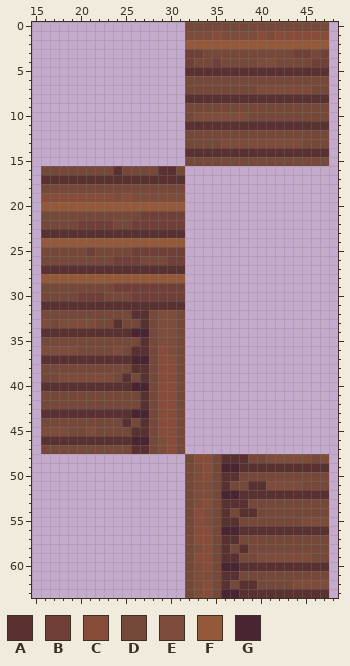
Edited in one commit: pixel-art sprite (Resources/Textures/_CP14/Structures/Walls/wood_full.rsi/wood1.png). The picture above is the old version.
The file is 64x64 pixels. Shown: x 15..48, y 0..63.
Palette (. is transparent): A #5a3131  B #703f38  C #874d3a  D #754839  E #7d4c3a  F #93593a  G #482530
Pixels before, first column x 16:
 0 ................DDDDDDDDDDDDDDDD
 1 ................EEECEEEECECCCCCC
 2 ................FFFFFFFFFFFFFFFF
 3 ................BBDDDDDDDDDDBBDB
 4 ................BDDBDDDDEEDDDDBB
 5 ................AAAAAAAAAAAAAAAA
 6 ................DDDDDDDDDDDDDDDD
 7 ................DDDDDDDDEEEEEEDD
 8 ................AAAAAAAAAAAAAAAA
 9 ................DDDDDDDDDDDDDDDD
10 ................DEEEEEEDDDDDDDDD
11 ................AAAAAAAAAAAAAAAA
12 ................DDDDDDDDDDDDDDDD
13 ................DDDDEEEEEEEEEDDD
14 ................AAAAAAAAAAAAAAAA
15 ................DDDDDDDDDDDDDDDD
16 DDDDDDDDADDDDAAD................
17 AAAAAAAAAAAAAAAA................
18 DDDDDDDDDDDDDDDD................
19 CCCCCCCCECEEEEEE................
20 FFFFFFFFFFFFFFFF................
21 DDDDDDDDDDDBBBBB................
22 DDDDBBBBDDBBBBBB................
23 AAAAAAAAAAAAAAAA................
24 FFFFFFFFFFFFFFFF................
25 DDDDDBDDDDBBBBBB................
26 DDDDDDDDBBBDDDBB................
27 AAAAAAAAAAAAAAAA................
28 FFFFFFFFFFFFFFFF................
29 DDDDDDDDBBBBBBBB................
30 DDDDBBBDDDBBBBBB................
31 AAAAAAAAAAAAAAAA................
32 DDDDDDDDDDAADEED................
33 EDEEEEDDADDADEED................
34 AAAAAAAAAAGGDEED................
35 DDDDDDDDDDDADEED................
36 EEEEDDDDEDAADCED................
37 AAAAAAAAAAGGDCCD................
38 DDDDDDDDDDAADCCD................
39 DDEEEEEEDADADCCD................
40 AAAAAAAAAAGGDCCD................
41 DDDDDDDDDDDADCCD................
42 DDDDDDDDDDDADCCD................
43 AAAAAAAAAAGGDCCD................
44 DDDDDDDDDADADCCD................
45 EEEDDEDDDDAADCCD................
46 AAAAAAAAAAGGDECD................
47 DDDDDDDDDDAADECD................
48 ................DCCDAAADDEEEEEDE
49 ................DECDGGAAAAAAAAAA
50 ................DECDAADDDDDDDDDD
51 ................DEEDADDAAEEEEDDD
52 ................DEEDGGAAAAAAAAAA
53 ................DECDAAADDDDDDDDD
54 ................DCEDADAADDDDDDDD
55 ................DCEDAADDDDDDDEEE
56 ................DCCDGGAAAAAAAAAA
57 ................DCCDAADDDDDDDDDD
58 ................DECDADADDDDDDDDD
59 ................DCCDAADDEEEEEEDD
60 ................DECDGGAAAAAAAAAA
61 ................DEEDAADDDDDDDDDD
62 ................DECDADAADDDDEEEE
63 ................DECDGGAAAAAAAAAA
After:
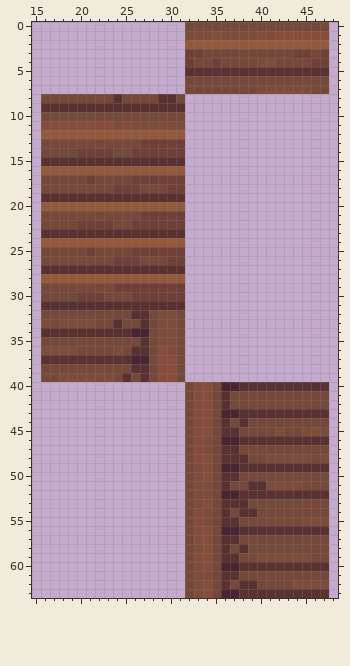
Diff:
There is now colour A in row 8 at x 24 and 29 to 30; in row 9 at x 16 to 31; in row 15 at x 16 to 31; in row 40 at x 38 to 47; in rows 41 to 42 at x 36; in row 43 at x 38 to 47.
There is now colour A in row 44 at x 36 and 38; in row 45 at x 36 to 37; in row 46 at x 38 to 47; in row 47 at x 36 to 37.
The edit turns colour C into colour A in row 19 at x 16 to 23 and 25.
The edit turns colour E into colour A in row 19 at x 24 and 26 to 31.
There is now colour B in row 13 at x 27 to 31; in row 14 at x 20 to 23 and 26 to 31.
The edit turns colour A into colour B in row 17 at x 21 and 26 to 31.
The edit turns colour D into colour B in row 18 at x 24 to 26 and 30 to 31.
There is now colour C in row 11 at x 16 to 23 and 25; in rows 40 to 45 at x 33 to 34; in rows 46 to 47 at x 33.
There is now colour D in row 8 at x 16 to 23, 25 to 28 and 31; in row 10 at x 16 to 31; in row 13 at x 16 to 26; in row 14 at x 16 to 19 and 24 to 25; in row 40 at x 32 and 35; in rows 41 to 42 at x 32, 35 and 37 to 47.
There is now colour D in row 43 at x 32 and 35; in row 44 at x 32, 35, 37 and 39 to 47; in row 45 at x 32, 35, 38 to 41 and 43 to 44; in row 46 at x 32 and 35; in row 47 at x 32, 35 and 38 to 47.
The edit turns colour A into colour D in row 17 at x 16 to 20 and 22 to 25.
There is now colour E in row 11 at x 24 and 26 to 31; in row 45 at x 42 and 45 to 47; in rows 46 to 47 at x 34.
There is now colour F in row 12 at x 16 to 31.
The edit turns colour A into colour F in row 16 at x 24 and 29 to 30.
The edit turns colour D into colour F in row 16 at x 16 to 23, 25 to 28 and 31.
There is now colour G in row 40 at x 36 to 37; in row 43 at x 36 to 37; in row 46 at x 36 to 37.
The author cleared colour A in row 8 at x 32 to 47; in row 11 at x 32 to 47; in row 14 at x 32 to 47; in row 40 at x 16 to 25; in rows 41 to 42 at x 27; in row 43 at x 16 to 25.
The author cleared colour A in row 44 at x 25 and 27; in row 45 at x 26 to 27; in row 46 at x 16 to 25; in row 47 at x 26 to 27.
The author cleared colour C in rows 40 to 45 at x 29 to 30; in rows 46 to 47 at x 30.
The author cleared colour D in row 9 at x 32 to 47; in row 10 at x 32 and 39 to 47; in row 12 at x 32 to 47; in row 13 at x 32 to 35 and 45 to 47; in row 15 at x 32 to 47; in row 40 at x 28 and 31.
The author cleared colour D in rows 41 to 42 at x 16 to 26, 28 and 31; in row 43 at x 28 and 31; in row 44 at x 16 to 24, 26, 28 and 31; in row 45 at x 19 to 20, 22 to 25, 28 and 31; in row 46 at x 28 and 31; in row 47 at x 16 to 25, 28 and 31.
The author cleared colour E in row 10 at x 33 to 38; in row 13 at x 36 to 44; in row 45 at x 16 to 18 and 21; in rows 46 to 47 at x 29.
The author cleared colour G in row 40 at x 26 to 27; in row 43 at x 26 to 27; in row 46 at x 26 to 27.
Boxes around the changes in both pictures, in picture pixels (x1, y1, x2, y2):
changed: (41, 94, 329, 202)
changed: (41, 382, 329, 454)
